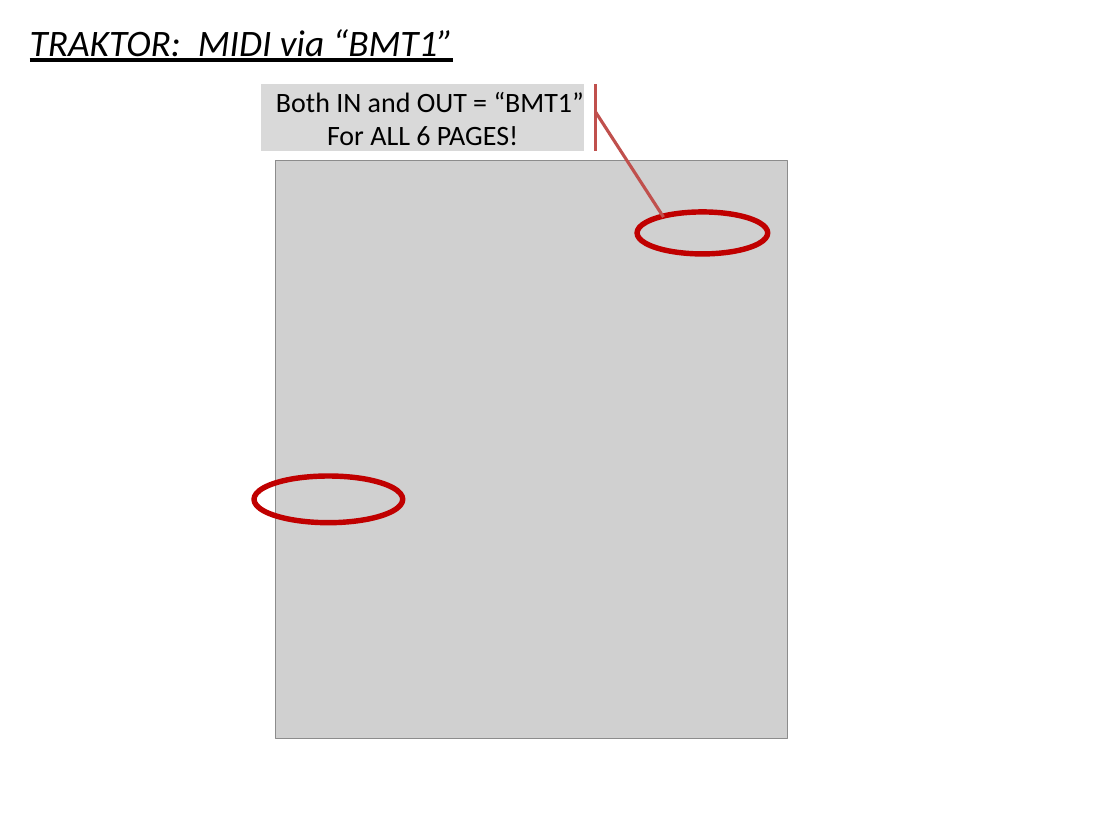
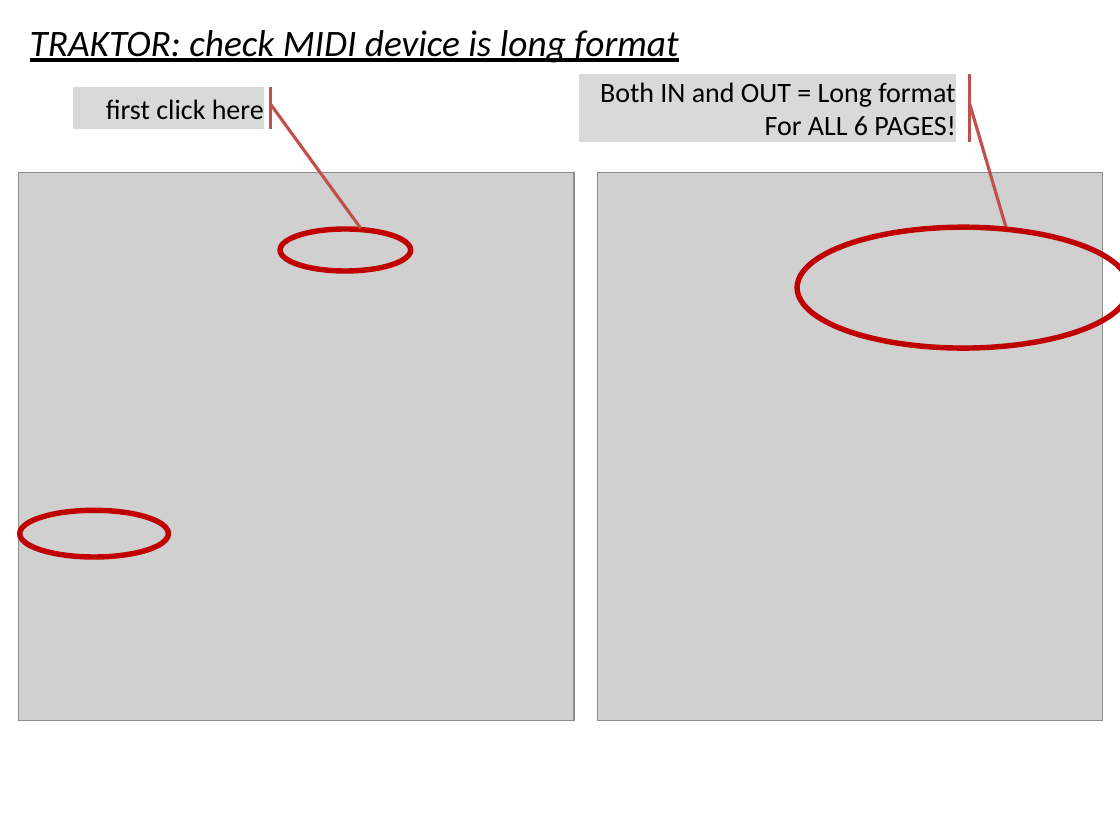
Before and after one commit to pestrela/music, a slide deck: slide 28 of traktor/mapping_ddj_1000/Support files/Source files/DDJ-1000 - Installation Guide.pptx (slide 26 before the commit). Drawn at 1120x840 pixels with LibreOffice and Linux fonts; fonts in the diff are those of the drawing; grey boxes stand for pictures. Boxes give left, top, right and bottom in pixels: in the first picture for what was removed or moved away, otherwise in the second. Text is boxed around its words. In the diff, an @@ line names an element or a change of style, - is before the commit and + after.

```diff
--- a/traktor/mapping_ddj_1000/Support files/Source files/DDJ-1000 - Installation Guide.pptx
+++ b/traktor/mapping_ddj_1000/Support files/Source files/DDJ-1000 - Installation Guide.pptx
@@ text at box(30, 30, 678, 63): text changed @@
-TRAKTOR: MIDI via “BMT1”
+TRAKTOR: check MIDI device is long format
@@ accent callout added at box(73, 86, 263, 129), fill #D9D9D9, outline #C0504D 2 pt, 18 pt, text #000000 @@
+first click here
@@ accent callout "Both IN and OUT = ...": place and size @@
-accent callout "Both IN and OUT = ..." at box(261, 84, 584, 151)
+accent callout "Both IN and OUT = ..." at box(579, 74, 956, 141)
@@ accent callout "Both IN and OUT = ..." at box(579, 74, 956, 141): proportions changed @@
@@ text in accent callout at box(600, 82, 955, 135): text changed @@
-Both IN and OUT = “BMT1”
-For ALL 6 PAGES!
+Both IN and OUT = Long format
+For ALL 6 PAGES!
@@ picture added at box(19, 172, 575, 721) @@
@@ picture removed at box(276, 160, 787, 738) @@
@@ picture added at box(597, 172, 1102, 721) @@
@@ ellipse: place and size @@
-ellipse at box(637, 212, 768, 254)
+ellipse at box(280, 228, 411, 271)
@@ ellipse added at box(797, 227, 1120, 348), outline #C00000 3.5 pt @@
@@ ellipse: place and size @@
-ellipse at box(254, 476, 403, 523)
+ellipse at box(20, 511, 169, 558)
```
Also in this commit, not shown: 8 other slides changed, 5 slides added, 3 slides removed, 26 other files.
